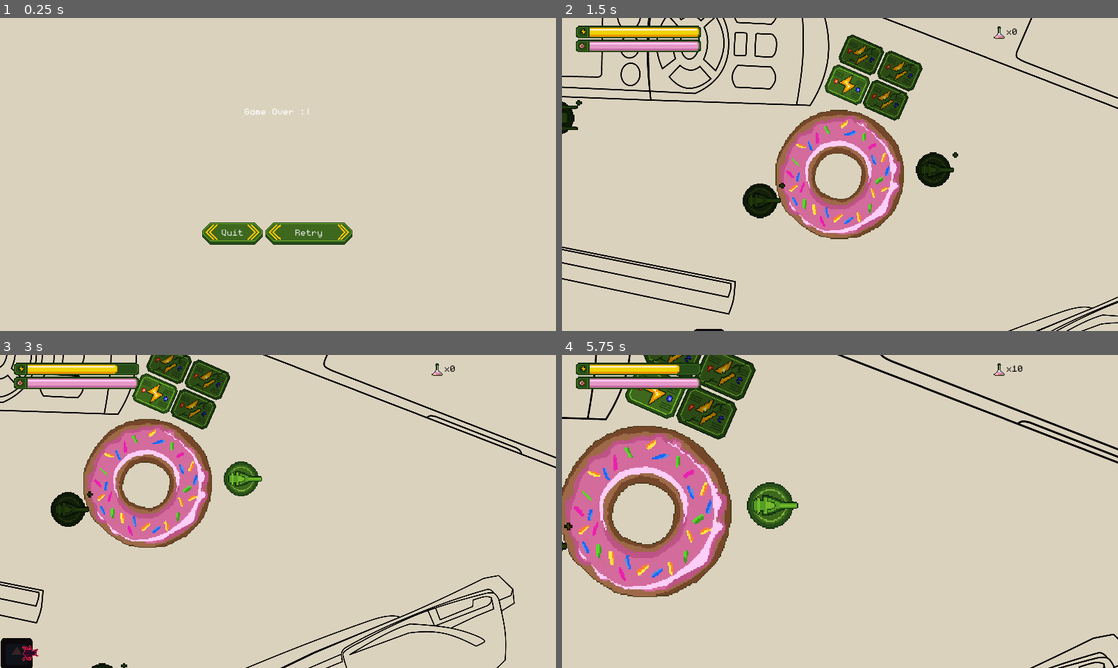
Above: before the commit, frames 1-4 (two rows, left to right).
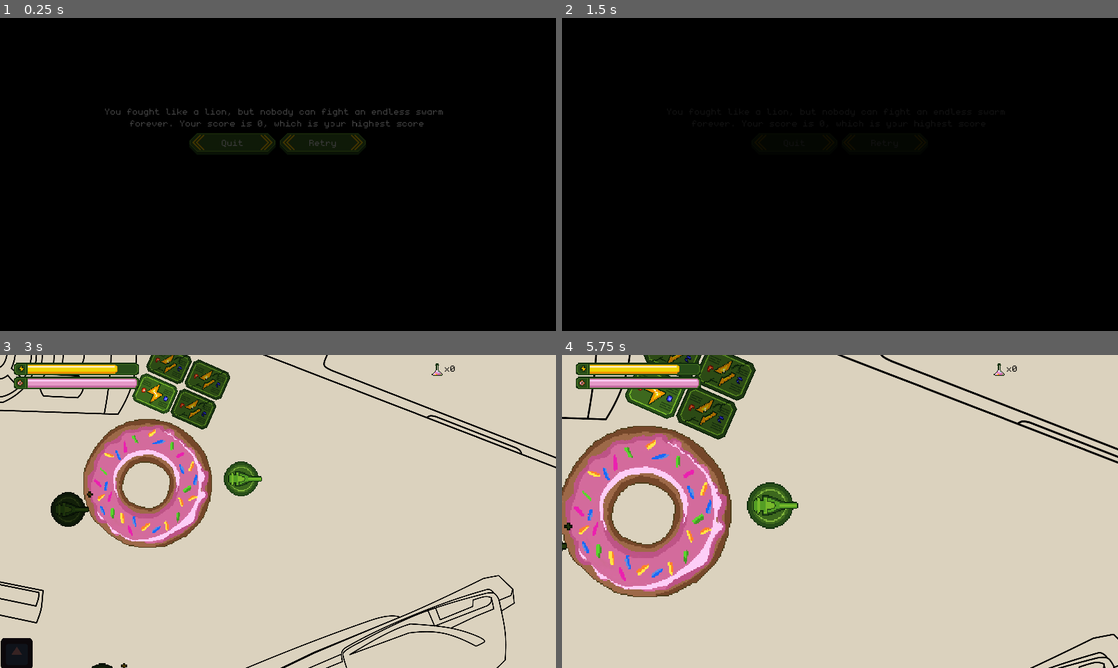
Above: after the commit, the same moments.

Repository: dmitriy-shmilo/gogodot-2021
Game: Godot game, scene res://game_over_screen/game_over_screen.tscn
The game is run twice, just before and just after one commit, with the same random seed, the same clock (stepped at 60 frames per second) and the same inputs. This scene is started directly instead of the project's main scene. The engine's default icon, where the game draws it, is replaced by a stand-in: a white triangle on a blue panel in a dark square. Sound files missing from this copy of the repository are replaced by a short silence.
Inputs (mouse positions are in pixels of both pictures, inside the frame that each line leads up to):
- Up to frame 1 (0.25 s): no input
- Up to frame 2 (1.5 s): click "Retry" at 0.5 s; click (884, 143) at 1.25 s, where only the run after the commit has a clickable "Retry"
- Up to frame 3 (3 s): tap Enter at 2 s; move the mouse to (372, 508) at 2.02 s; hold D (right) 2.03-2.78 s; hold Mouse wheel up (zoom_in) 2.03-2.78 s; click (372, 508) at 2.17 s; move the mouse to (16, 545) at 2.77 s; hold S (down) from 2.78 s (still down); tap Mouse wheel down (zoom_out) at 2.85 s; click (16, 545) at 2.92 s
- Up to frame 4 (5.75 s): move the mouse to (662, 589) at 3.52 s; release S (down) at 3.53 s; hold D (right) 3.53-4.28 s; hold Mouse wheel up (zoom_in) 3.53-4.28 s; click (662, 589) at 3.67 s; move the mouse to (1084, 367) at 4.27 s; hold W (up) 4.28-5.03 s; tap Mouse wheel down (zoom_out) at 4.35 s; click (1084, 367) at 4.42 s; move the mouse to (1006, 558) at 5.02 s; hold A (left) from 5.03 s (still down); hold Mouse wheel up (zoom_in) from 5.03 s (still down); click (1006, 558) at 5.17 s

The runs differ from the first frame. In frame 1, 100% of the frame differs, in the area x 0-100%, y 0-100%; in frame 2, 97%; in frame 3, less than 0.1%; in frame 4, less than 0.1%.

Commit message:
Localize labels, display score and play sound on game over screen.

Diff:
--- a/src/game_over_screen/game_over_screen.gd
+++ b/src/game_over_screen/game_over_screen.gd
@@ -1,10 +1,35 @@
-extends VBoxContainer
+extends ColorRect
 
+
+onready var _message: RichTextLabel = $"Container/Message"
+onready var _transition_player: AnimationPlayer = $"TransitionPlayer"
+
+func _ready() -> void:
+	_transition_player.play("fade_in")
+
+	var text = "";
+
+	if UserSaveData.highest_score > UserSaveData.current_score:
+		text = tr("ui_highscore")
+		text = text.replace("{0}", str(UserSaveData.current_score)) \
+			.replace("{1}", str(UserSaveData.highest_score))
+	else:
+		text = tr("ui_highscore_achieved")
+		text = text.replace("{0}", str(UserSaveData.current_score)) \
+			.replace("{1}", str(UserSaveData.highest_score))
+		UserSaveData.highest_score = UserSaveData.current_score
+		UserSaveData.save_data()
+
+	_message.bbcode_text = text
 
 
 func _on_QuitButton_pressed():
+	_transition_player.play("fade_out")
+	yield(_transition_player, "animation_finished")
 	get_tree().change_scene("res://title_screen/title_screen.tscn")
 
 
 func _on_RetryButton_pressed():
+	_transition_player.play("fade_out")
+	yield(_transition_player, "animation_finished")
 	get_tree().change_scene("res://game_screen/game_screen.tscn")
--- a/src/game_over_screen/game_over_screen.tscn
+++ b/src/game_over_screen/game_over_screen.tscn
@@ -1,10 +1,101 @@
-[gd_scene load_steps=4 format=2]
+[gd_scene load_steps=8 format=2]
 
 [ext_resource path="res://game_over_screen/game_over_screen.gd" type="Script" id=1]
 [ext_resource path="res://ui/cancel_shortcut.tres" type="ShortCut" id=2]
 [ext_resource path="res://ui/default_theme.tres" type="Theme" id=3]
+[ext_resource path="res://assets/game_over.ogg" type="AudioStream" id=4]
 
-[node name="GameOverScreen" type="VBoxContainer"]
+[sub_resource type="Animation" id=1]
+length = 0.001
+tracks/0/type = "value"
+tracks/0/path = NodePath("SceneFader:modulate")
+tracks/0/interp = 1
+tracks/0/loop_wrap = true
+tracks/0/imported = false
+tracks/0/enabled = true
+tracks/0/keys = {
+"times": PoolRealArray( 0 ),
+"transitions": PoolRealArray( 1 ),
+"update": 0,
+"values": [ Color( 1, 1, 1, 1 ) ]
+}
+tracks/1/type = "value"
+tracks/1/path = NodePath("SoundtrackPlayer:volume_db")
+tracks/1/interp = 1
+tracks/1/loop_wrap = true
+tracks/1/imported = false
+tracks/1/enabled = true
+tracks/1/keys = {
+"times": PoolRealArray( 0 ),
+"transitions": PoolRealArray( 1 ),
+"update": 0,
+"values": [ 0.0 ]
+}
+
+[sub_resource type="Animation" id=2]
+resource_name = "fade_in"
+tracks/0/type = "value"
+tracks/0/path = NodePath("SceneFader:modulate")
+tracks/0/interp = 1
+tracks/0/loop_wrap = true
+tracks/0/imported = false
+tracks/0/enabled = true
+tracks/0/keys = {
+"times": PoolRealArray( 0, 1 ),
+"transitions": PoolRealArray( 1, 1 ),
+"update": 0,
+"values": [ Color( 1, 1, 1, 1 ), Color( 1, 1, 1, 0 ) ]
+}
+tracks/1/type = "value"
+tracks/1/path = NodePath("SoundtrackPlayer:volume_db")
+tracks/1/interp = 1
+tracks/1/loop_wrap = true
+tracks/1/imported = false
+tracks/1/enabled = true
+tracks/1/keys = {
+"times": PoolRealArray( 0, 1 ),
+"transitions": PoolRealArray( 1, 1 ),
+"update": 0,
+"values": [ -80.0, 0.0 ]
+}
+
+[sub_resource type="Animation" id=3]
+resource_name = "fade_out"
+tracks/0/type = "value"
+tracks/0/path = NodePath("SceneFader:modulate")
+tracks/0/interp = 1
+tracks/0/loop_wrap = true
+tracks/0/imported = false
+tracks/0/enabled = true
+tracks/0/keys = {
+"times": PoolRealArray( 0, 1 ),
+"transitions": PoolRealArray( 1, 1 ),
+"update": 0,
+"values": [ Color( 1, 1, 1, 0 ), Color( 1, 1, 1, 1 ) ]
+}
+tracks/1/type = "value"
+tracks/1/path = NodePath("SoundtrackPlayer:volume_db")
+tracks/1/interp = 1
+tracks/1/loop_wrap = true
+tracks/1/imported = false
+tracks/1/enabled = true
+tracks/1/keys = {
+"times": PoolRealArray( 0, 1 ),
+"transitions": PoolRealArray( 1, 1 ),
+"update": 0,
+"values": [ 0.0, -80.0 ]
+}
+
+[node name="Background" type="ColorRect"]
+anchor_right = 1.0
+anchor_bottom = 1.0
+color = Color( 0, 0, 0, 1 )
+script = ExtResource( 1 )
+__meta__ = {
+"_edit_use_anchors_": false
+}
+
+[node name="Container" type="VBoxContainer" parent="."]
 anchor_top = 0.00115601
 anchor_right = 1.0
 anchor_bottom = 1.00116
@@ -13,39 +104,57 @@
 margin_right = -100.0
 margin_bottom = -100.0
 theme = ExtResource( 3 )
-script = ExtResource( 1 )
 __meta__ = {
 "_edit_use_anchors_": false
 }
 
-[node name="TitleLabel" type="Label" parent="."]
+[node name="Message" type="RichTextLabel" parent="Container"]
 margin_right = 440.0
-margin_bottom = 13.0
-size_flags_vertical = 2
-text = "Game Over :("
-align = 1
+margin_bottom = 14.0
+bbcode_enabled = true
+bbcode_text = "ui_highscore"
+text = "ui_highscore"
+fit_content_height = true
 
-[node name="HBoxContainer" type="HBoxContainer" parent="."]
-margin_top = 135.0
+[node name="HBoxContainer" type="HBoxContainer" parent="Container"]
+margin_top = 18.0
 margin_right = 440.0
-margin_bottom = 160.0
+margin_bottom = 43.0
 alignment = 1
 
-[node name="QuitButton" type="Button" parent="HBoxContainer"]
-margin_left = 134.0
-margin_right = 202.0
+[node name="QuitButton" type="Button" parent="Container/HBoxContainer"]
+margin_left = 118.0
+margin_right = 218.0
 margin_bottom = 25.0
-rect_min_size = Vector2( 50, 0 )
+rect_min_size = Vector2( 100, 0 )
 shortcut_in_tooltip = false
 shortcut = ExtResource( 2 )
-text = "Quit"
+text = "ui_quit"
 
-[node name="RetryButton" type="Button" parent="HBoxContainer"]
-margin_left = 206.0
-margin_right = 306.0
+[node name="RetryButton" type="Button" parent="Container/HBoxContainer"]
+margin_left = 222.0
+margin_right = 322.0
 margin_bottom = 25.0
 rect_min_size = Vector2( 100, 0 )
-text = "Retry"
+text = "ui_retry"
 
-[connection signal="pressed" from="HBoxContainer/QuitButton" to="." method="_on_QuitButton_pressed"]
-[connection signal="pressed" from="HBoxContainer/RetryButton" to="." method="_on_RetryButton_pressed"]
+[node name="SceneFader" type="ColorRect" parent="."]
+anchor_right = 1.0
+anchor_bottom = 1.0
+mouse_filter = 2
+color = Color( 0, 0, 0, 1 )
+__meta__ = {
+"_edit_use_anchors_": false
+}
+
+[node name="TransitionPlayer" type="AnimationPlayer" parent="."]
+anims/RESET = SubResource( 1 )
+anims/fade_in = SubResource( 2 )
+anims/fade_out = SubResource( 3 )
+
+[node name="SoundtrackPlayer" type="AudioStreamPlayer" parent="."]
+stream = ExtResource( 4 )
+autoplay = true
+
+[connection signal="pressed" from="Container/HBoxContainer/QuitButton" to="." method="_on_QuitButton_pressed"]
+[connection signal="pressed" from="Container/HBoxContainer/RetryButton" to="." method="_on_RetryButton_pressed"]
Not shown, added: src/assets/game_over.ogg.import
Not shown, added: src/assets/game_over.ogg
